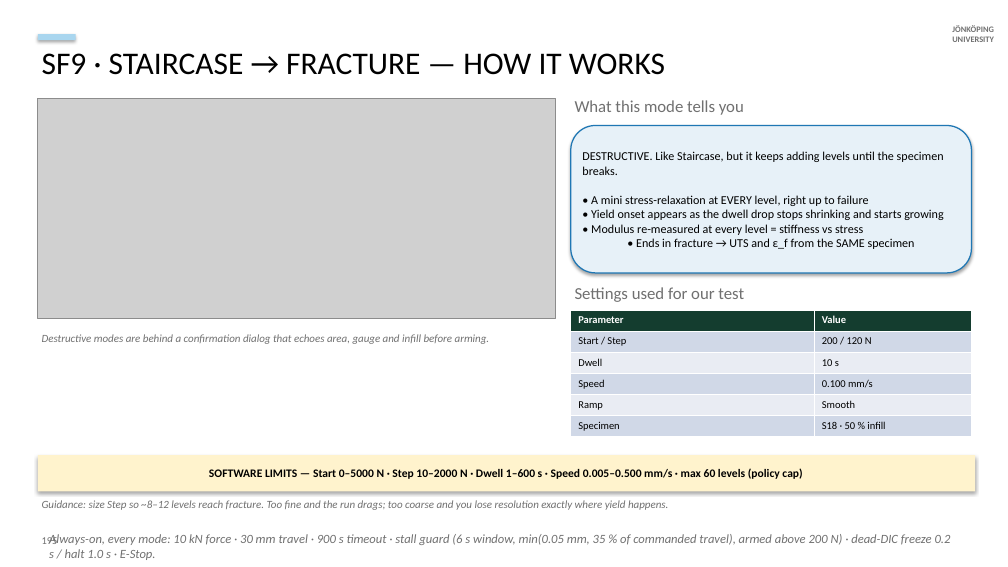
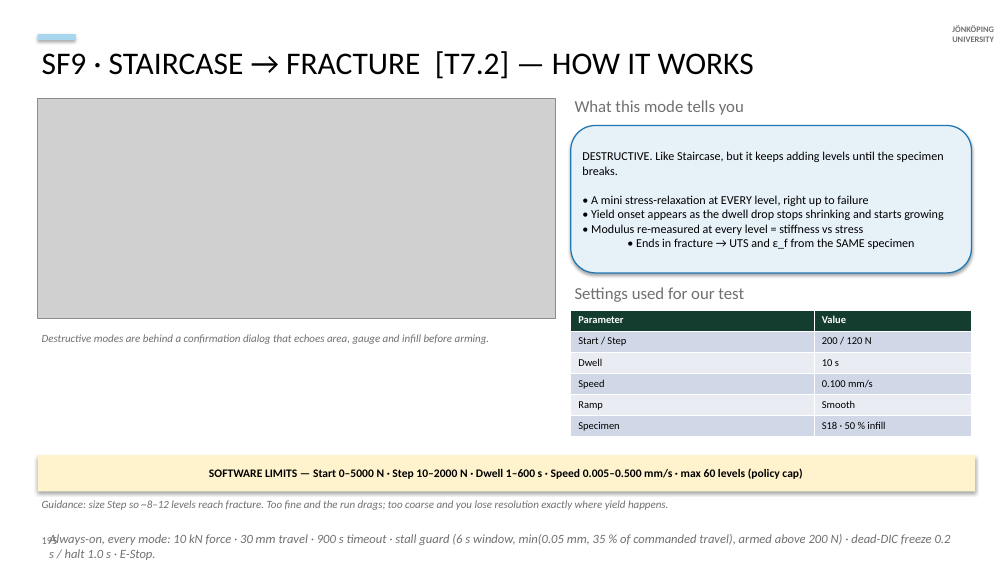
Before and after one commit to cenmir/UTM, a slide deck: slide 55 of documentation/V6a_8_6_20_slides.pptx. Drawn at 1008x567 pixels with LibreOffice and Linux fonts; fonts in the diff are those of the drawing; grey boxes stand for pictures. Boxes give left, top, right and bottom in pixels: in the first picture for what was removed or moved away, otherwise in the second. Text is boxed around its words. In the diff, an @@ line names an element or a change of style, - is before the commit and + after.

```diff
--- a/documentation/V6a_8_6_20_slides.pptx
+++ b/documentation/V6a_8_6_20_slides.pptx
@@ text at bbox=[42, 51, 754, 79]: text changed @@
-SF9 · STAIRCASE → FRACTURE — HOW IT WORKS
+SF9 · STAIRCASE → FRACTURE [T7.2] — HOW IT WORKS
```
Also in this commit, not shown: 12 other slides changed, 1 slide added, 3 other files.
